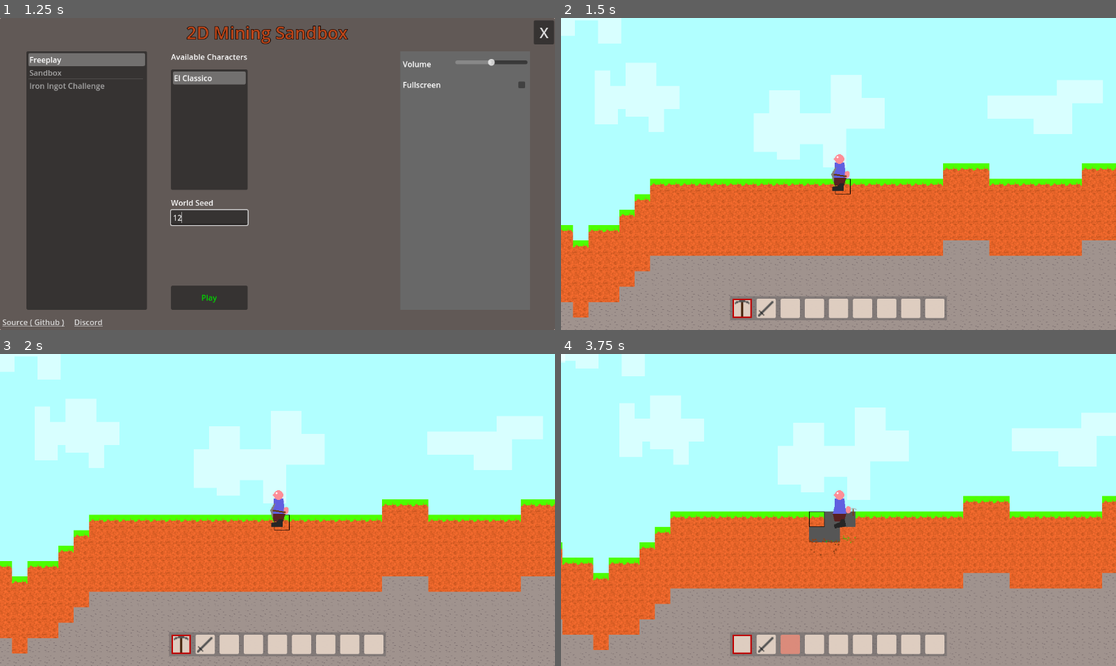
Above: before the commit, frames 1-4 (two rows, left to right).
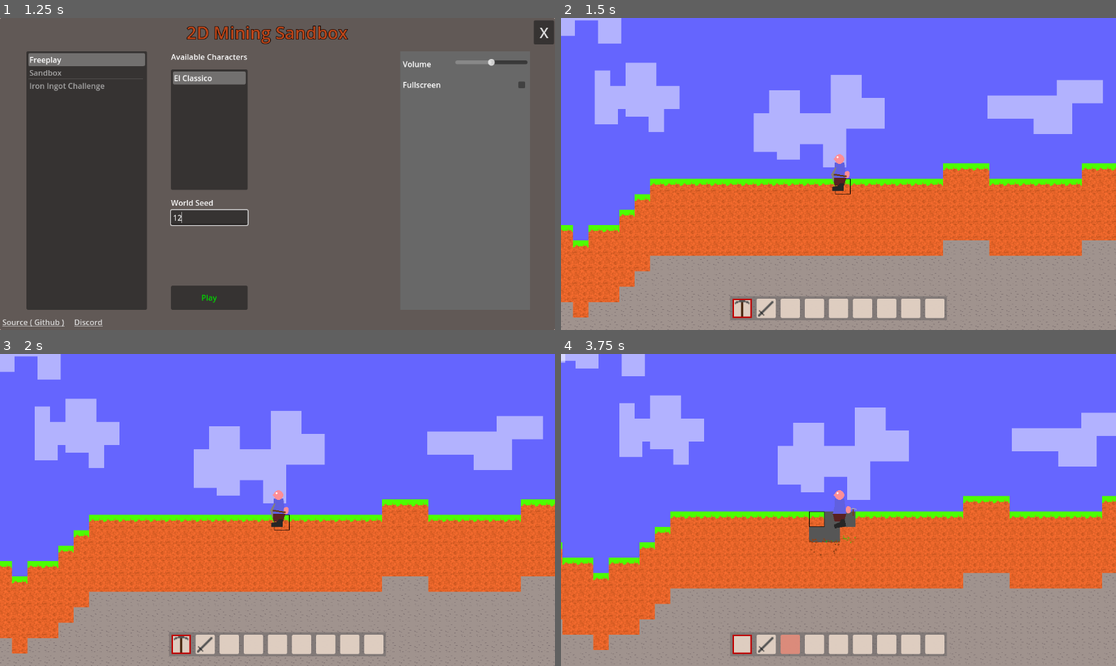
Above: after the commit, the same moments.

Repository: Griiimon/2D-Mining-Sandbox
Game: Godot game, scene res://game/startup.tscn
Same seed, same stepped clock (60 frames per second), same inputs: the game is played once before the commit and once after it. The engine's default icon, where the game draws it, is replaced by a stand-in: a white triangle on a blue panel in a dark square.
Inputs (mouse positions are in pixels of both pictures, inside the frame that each line leads up to):
- Up to frame 1 (1.25 s): click (210, 217) at 0.52 s; type "12" at 0.6 s
- Up to frame 2 (1.5 s): click "Play" at 1.25 s
- Up to frame 3 (2 s): no input
- Up to frame 4 (3.75 s): tap Enter at 2 s; drag from (744, 644) to (827, 510) at 2.02 s; drag from (766, 644) to (827, 510) at 2.77 s; move the mouse to (788, 644) at 3.52 s; hold A (left) from 3.53 s (still down); tap X (drop_item) at 3.6 s; click (788, 644) at 3.67 s

Frame 1 is identical in both runs. In frame 2, 53% of the frame differs, in the area x 0-100%, y 0-72%; in frame 3, 53%; in frame 4, 53%.

Commit message:
stars and sky background

Diff:
--- a/game/world/world.tscn
+++ b/game/world/world.tscn
@@ -10,6 +10,16 @@
 [ext_resource type="Script" path="res://game/world/components/mob spawner/mob_spawner.gd" id="7_otmna"]
 [ext_resource type="Script" path="res://game/world/environment.gd" id="9_xooip"]
 [ext_resource type="PackedScene" uid="uid://dyropcrf6ibvl" path="res://game/world/environment/cloud.tscn" id="10_ljkx7"]
+[ext_resource type="Script" path="res://game/world/backgound.gd" id="11_q7yms"]
+[ext_resource type="Shader" path="res://game/world/environment/sky_shader.gdshader" id="11_r234t"]
+[ext_resource type="Texture2D" uid="uid://cbnmgytutllp" path="res://game/world/environment/stars.png" id="12_2tmry"]
+
+[sub_resource type="ShaderMaterial" id="ShaderMaterial_kl5xq"]
+shader = ExtResource("11_r234t")
+shader_parameter/horizon_color = Vector3(0.4, 0.4, 1)
+shader_parameter/atmo_color = Vector3(0, 0, 0)
+shader_parameter/height = 1500.0
+shader_parameter/y = null
 
 [node name="World" type="Node2D" node_paths=PackedStringArray("chunks")]
 script = ExtResource("1_pmjc8")
@@ -50,8 +60,10 @@
 
 [node name="Backgound" type="CanvasLayer" parent="."]
 layer = -50
+script = ExtResource("11_q7yms")
 
 [node name="Sky" type="ColorRect" parent="Backgound"]
+material = SubResource("ShaderMaterial_kl5xq")
 anchors_preset = 15
 anchor_right = 1.0
 anchor_bottom = 1.0
@@ -60,6 +72,15 @@
 mouse_filter = 2
 color = Color(0.694118, 1, 1, 1)
 
+[node name="Stars" type="TextureRect" parent="Backgound"]
+modulate = Color(1, 1, 1, 0)
+anchors_preset = 15
+anchor_right = 1.0
+anchor_bottom = 1.0
+grow_horizontal = 2
+grow_vertical = 2
+texture = ExtResource("12_2tmry")
+
 [connection signal="initial_run_completed" from="Chunk Updater" to="." method="_on_chunk_updater_initial_run_completed"]
 [connection signal="timeout" from="Chunk Updater/Update Timer" to="Chunk Updater" method="_on_update_timer_timeout"]
 [connection signal="timeout" from="Mob Spawner/Timer" to="Mob Spawner" method="_on_timer_timeout"]
Not shown: 1 places in game/world/world.tscn that only renumber resources
